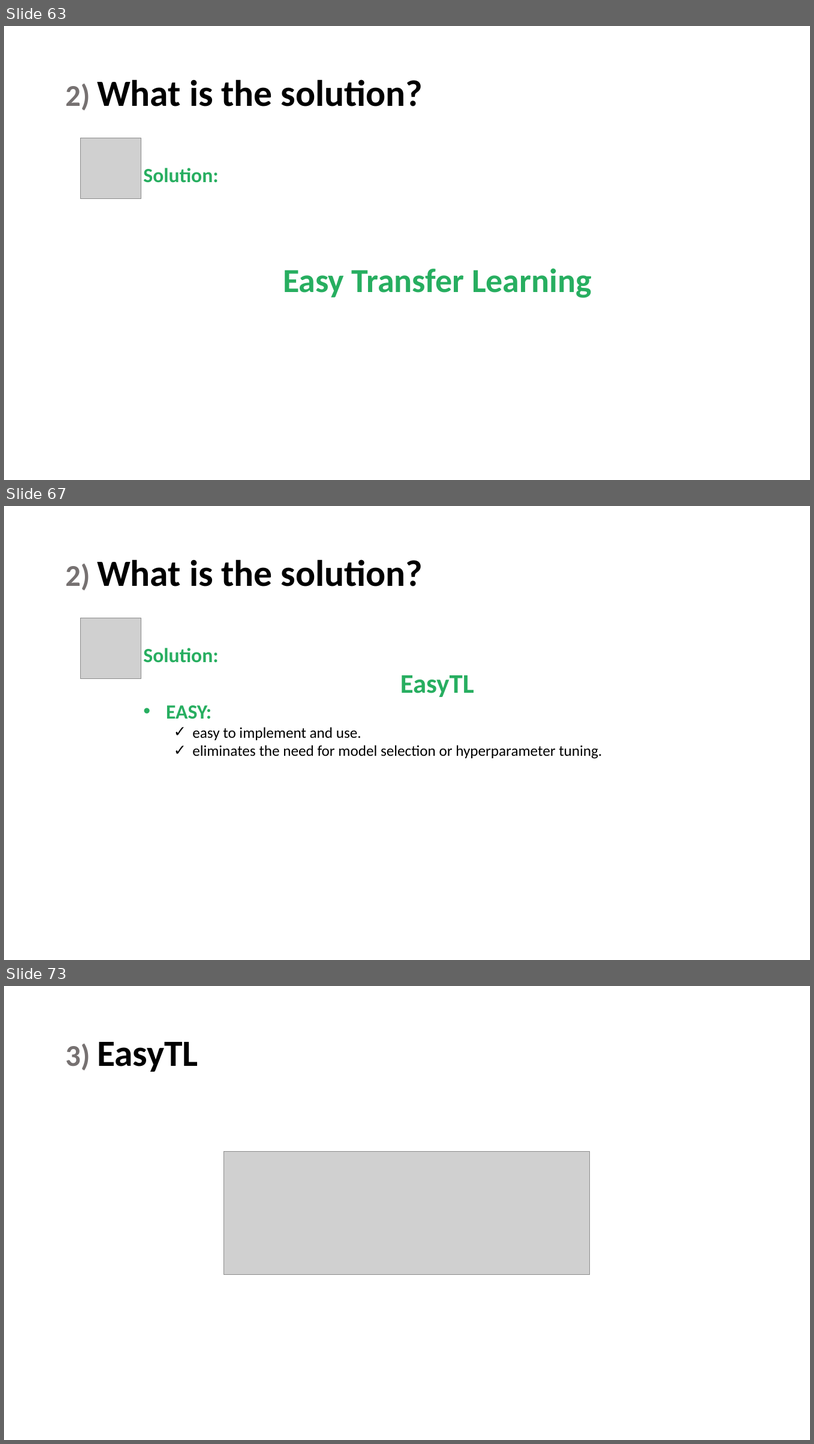
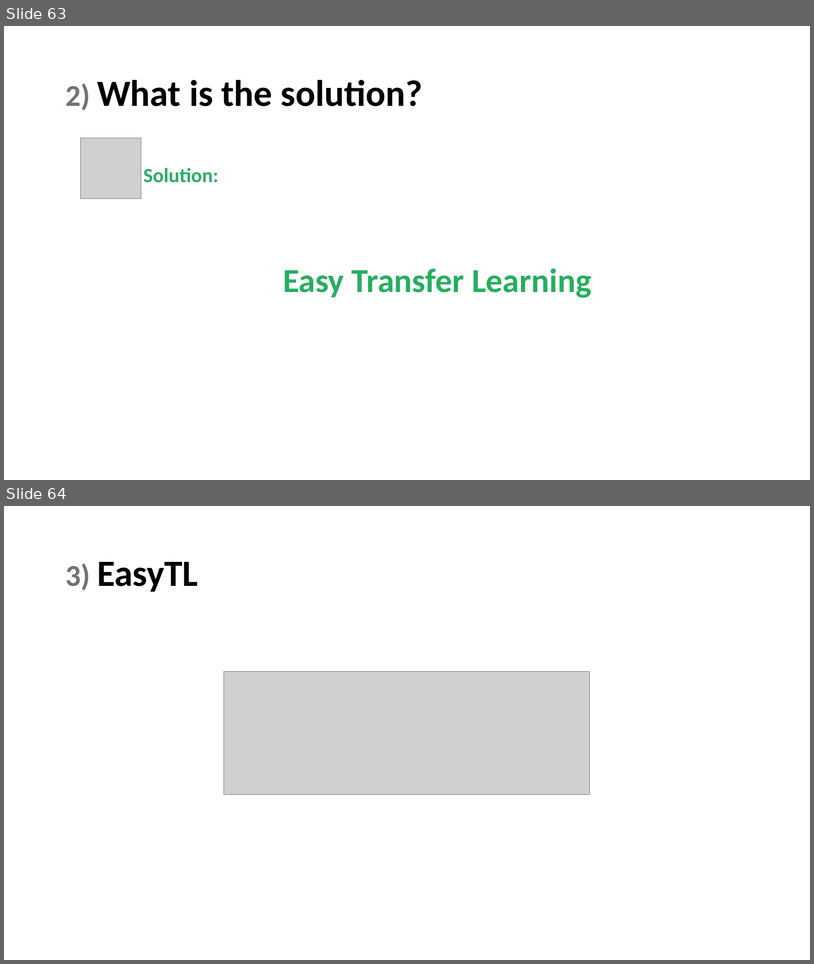
Before and after one commit to maryamhashemi/Transfer-Learning, a slide deck: phase3/Presentation/present.pptx. Shown one above the other, each under a label of ours: slides 63, 67 and 73 before the commit, slides 63 and 64 after it; the slides between them are not shown. The pictures are 814x1444 and 814x964 pixels, drawn with LibreOffice and Linux fonts; fonts in the diff are those of the drawing; grey boxes stand for pictures. Boxes give left, top, right and bottom in pixels: in the first picture for what was removed or moved away, otherwise in the second. Text is boxed around its words. In the diff, an @@ line names an element or a change of style, - is before the commit and + after.

```diff
--- a/phase3/Presentation/present.pptx
+++ b/phase3/Presentation/present.pptx
@@ slide 67 removed at box(4, 506, 810, 960), background #FFFFFF @@
@@ title removed at box(65, 559, 423, 591) @@
-2) What is the solution?
@@ picture removed at box(81, 618, 141, 678) @@
@@ text removed at box(143, 648, 602, 759) @@
-Solution:
-EasyTL
-• EASY:
-  ✓ easy to implement and use.
-  ✓ eliminates the need for model selection or hyperparameter tuning.
@@ what was slide 73 is now slide 64 @@
```
Also in this commit, not shown: 23 slides changed, 8 slides added, 8 other slides removed, 16 other files.
